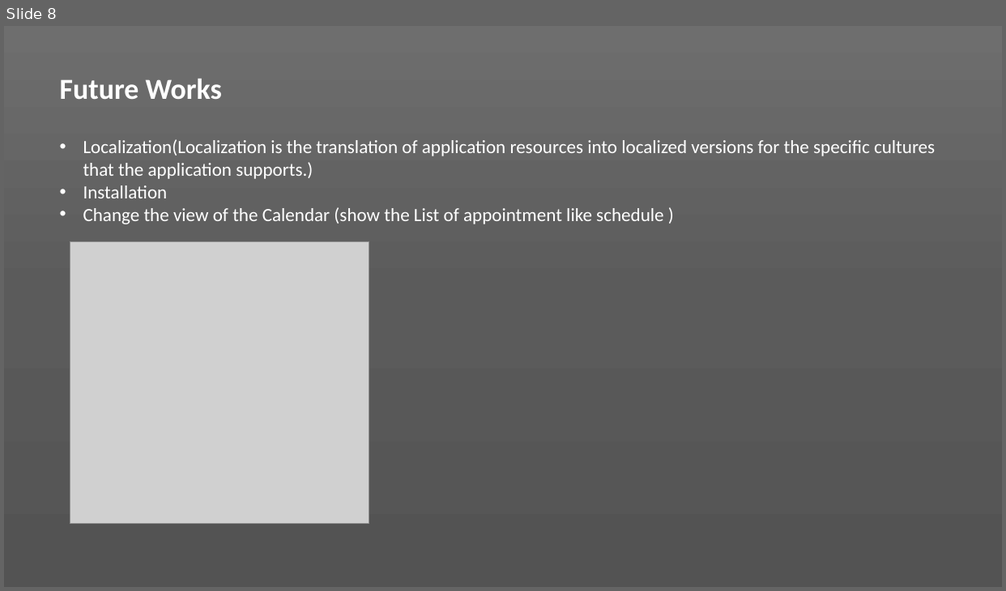
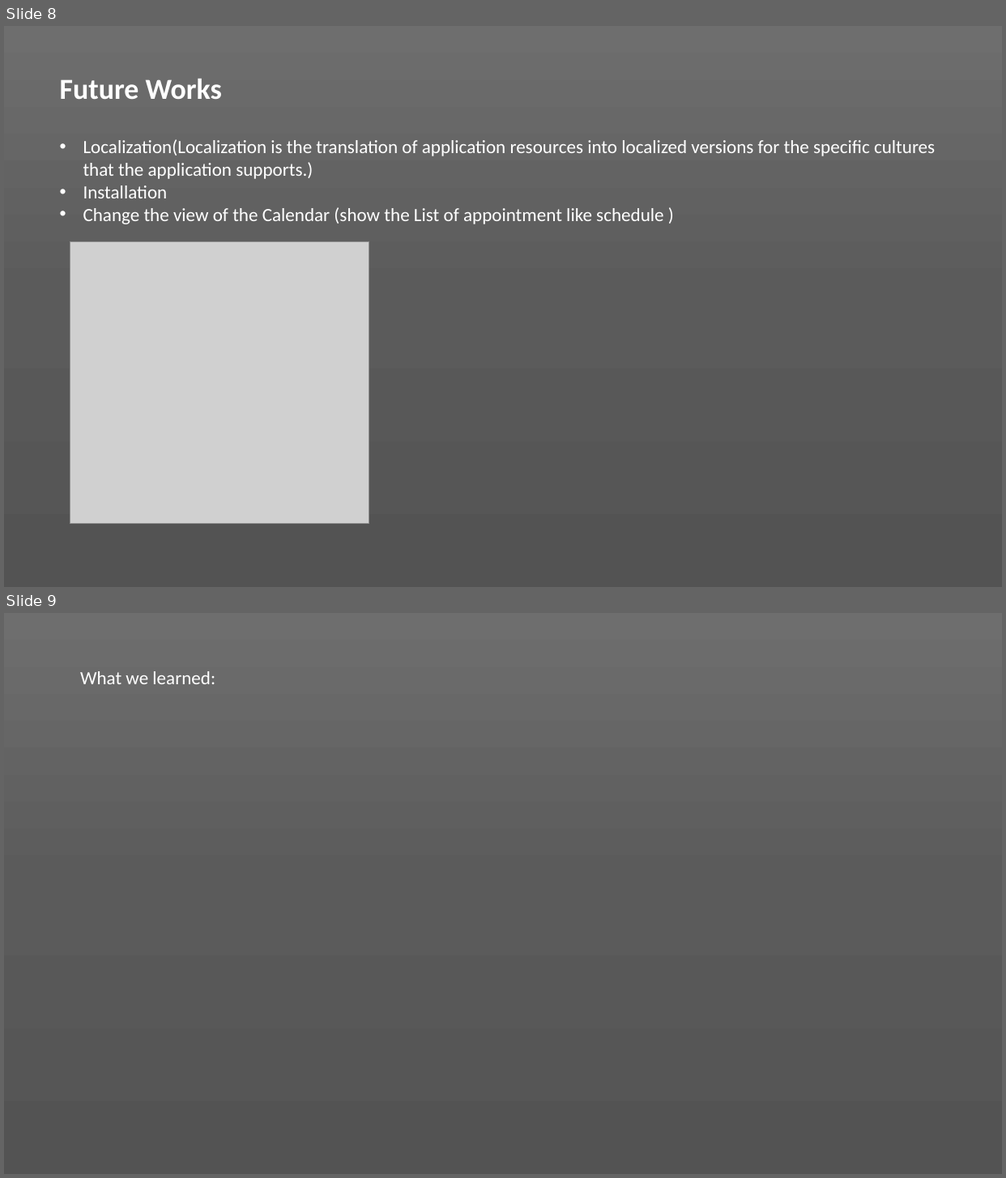
Before and after one commit to winotoj/ipd10-dotnet-CRM-Project, a slide deck: CRM PROJECT.pptx. Shown one above the other, each under a label of ours: slide 8 before the commit, slides 8 and 9 after it. The pictures are 1006x591 and 1006x1178 pixels, drawn with LibreOffice and Linux fonts; fonts in the diff are those of the drawing; grey boxes stand for pictures. Boxes give left, top, right and bottom in pixels: in the first picture for what was removed or moved away, otherwise in the second. Text is boxed around its words. In the diff, an @@ line names an element or a change of style, - is before the commit and + after.

```diff
--- a/CRM PROJECT.pptx
+++ b/CRM PROJECT.pptx
@@ slide 9 added at (4,613,1002,1174), background gradient #6E6E6E to #5B5B5B to #545454 @@
@@ text added at (80,671,215,684), 18 pt, text #FFFFFF @@
+What we learned:
```
Also in this commit, not shown: 1 slide changed, 1 slide removed, 1 other file.
